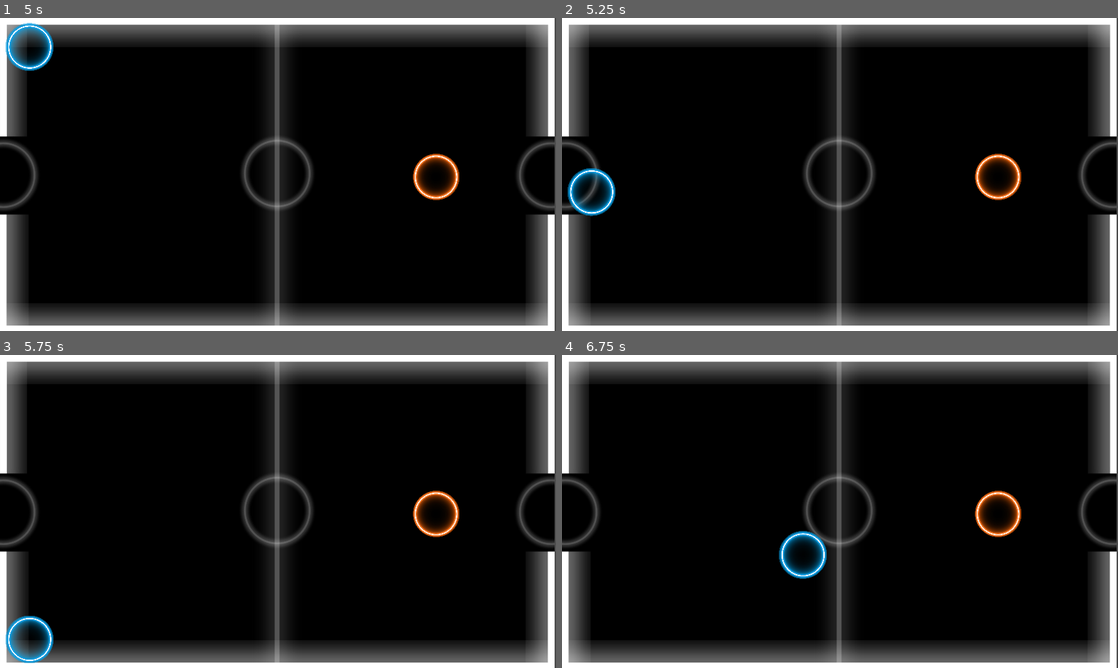
Above: before the commit, frames 1-4 (two rows, left to right).
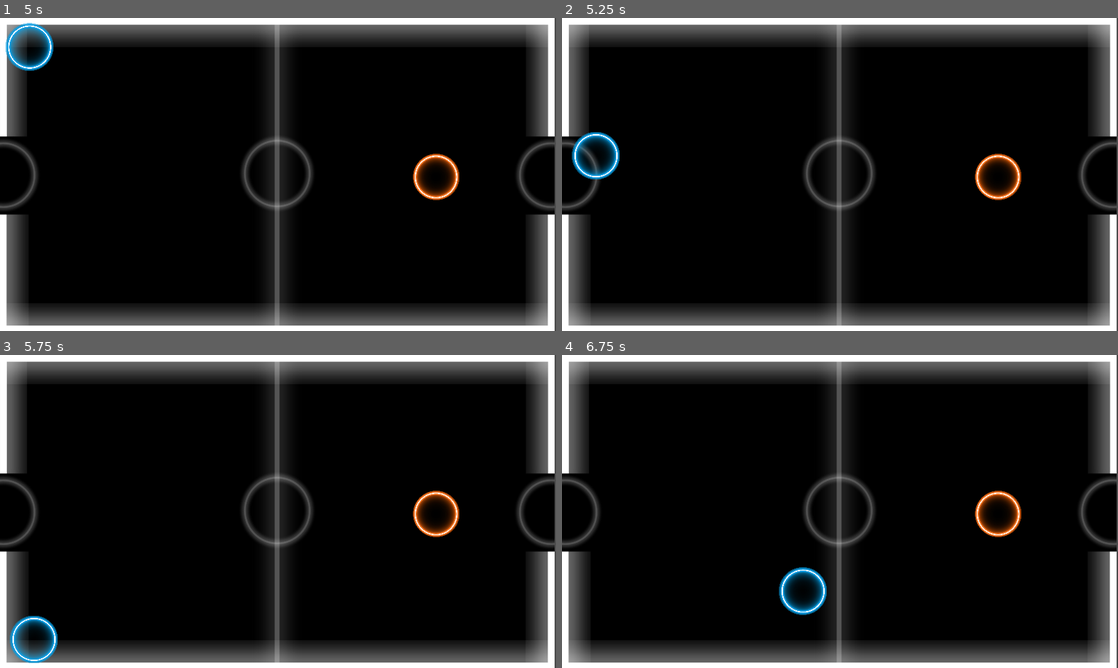
Above: after the commit, the same moments.

Repository: zohaib642/Hockey-Lite
Game: Godot game, scene res://scenes/map.tscn
Same seed, same stepped clock (60 frames per second), same inputs: the game is played once before the commit and once after it.
Inputs:
- Up to frame 1 (5 s): tap Enter at 0.5, 3.5 s; hold D (pk1right) 0.53-1.28 s; hold S (pk1down) 1.28-2.03 s; tap Space at 2, 4.25 s; hold D (pk1right) 2.03-2.78 s; hold W (pk1up) 2.78-3.53 s; hold A (pk1left) from 3.53 s (still down)
- Up to frame 2 (5.25 s): tap Enter at 5 s; release A (pk1left) at 5.03 s; hold S (pk1down) from 5.03 s (still down)
- Up to frame 3 (5.75 s): keep holding S (pk1down)
- Up to frame 4 (6.75 s): tap Space at 5.75 s; release S (pk1down) at 5.78 s; hold D (pk1right) 5.78-6.53 s; hold W (pk1up) from 6.53 s (still down)

Frame 1 is identical in both runs. In frame 2, 1.5% of the frame differs, in the area x 1-11%, y 36-64%; in frame 3, 0.7%; in frame 4, 1.5%, in the area x 39-48%, y 56-84%.

Commit message:
added left goal bounce

Diff:
--- a/scenes/character_body_2d.gd
+++ b/scenes/character_body_2d.gd
@@ -7,6 +7,9 @@
 	if !(position.x < 700):
 		speed = 0
 		position.x = position.x - 3
+	elif (position.x < 270 && (position.y > 870 && position.y < 990)):
+		speed = 0
+		position.x = position.x + 3
 	else:
 		speed = 25
 	var input_dir = Vector2(
@@ -18,3 +21,4 @@
 func _physics_process(delta):
 	get_input()
 	move_and_collide(motion)
+	print(position.x," ", position.y)
